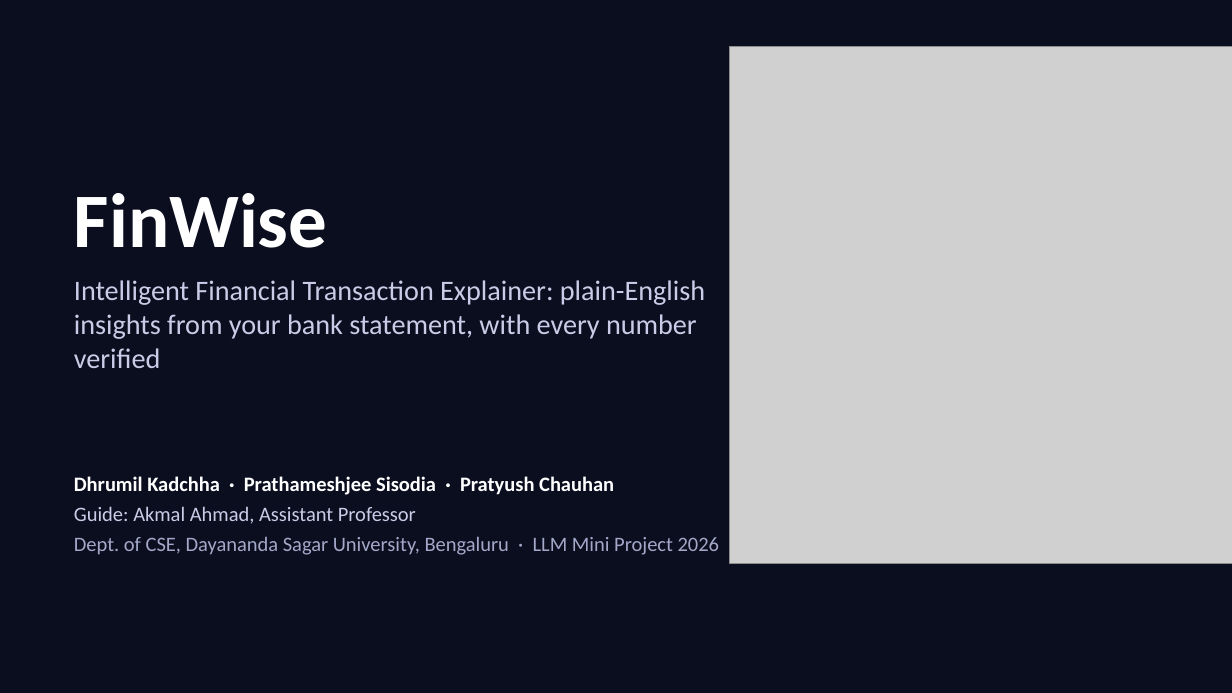
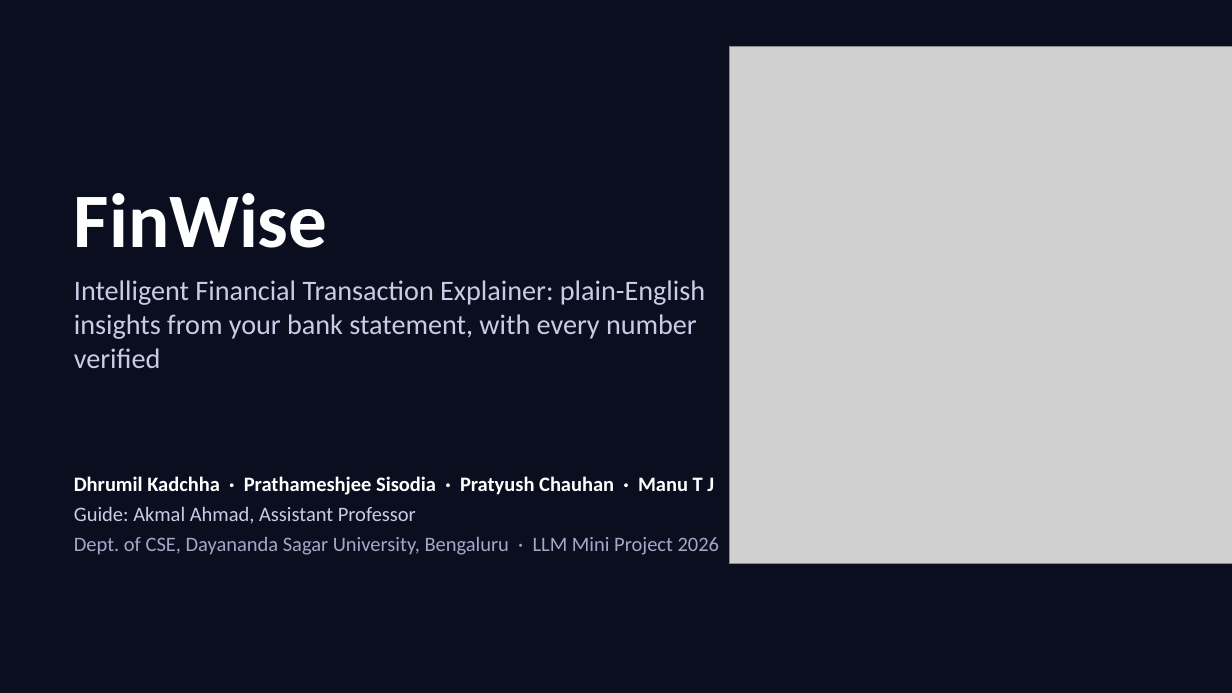
Before and after one commit to dkadchha2845/FinWise, a slide deck: slide 1 of finwise/ppt/FinWise_Presentation.pptx. Drawn at 1232x693 pixels with LibreOffice and Linux fonts; fonts in the diff are those of the drawing; grey boxes stand for pictures. Boxes give left, top, right and bottom in pixels: in the first picture for what was removed or moved away, otherwise in the second. Text is boxed around its words. In the diff, an @@ line names an element or a change of style, - is before the commit and + after.

```diff
--- a/finwise/ppt/FinWise_Presentation.pptx
+++ b/finwise/ppt/FinWise_Presentation.pptx
@@ text at <box>74,476,714,495</box>: text changed @@
-Dhrumil Kadchha · Prathameshjee Sisodia · Pratyush Chauhan
+Dhrumil Kadchha · Prathameshjee Sisodia · Pratyush Chauhan · Manu T J
```
Also in this commit, not shown: 1 other file.
